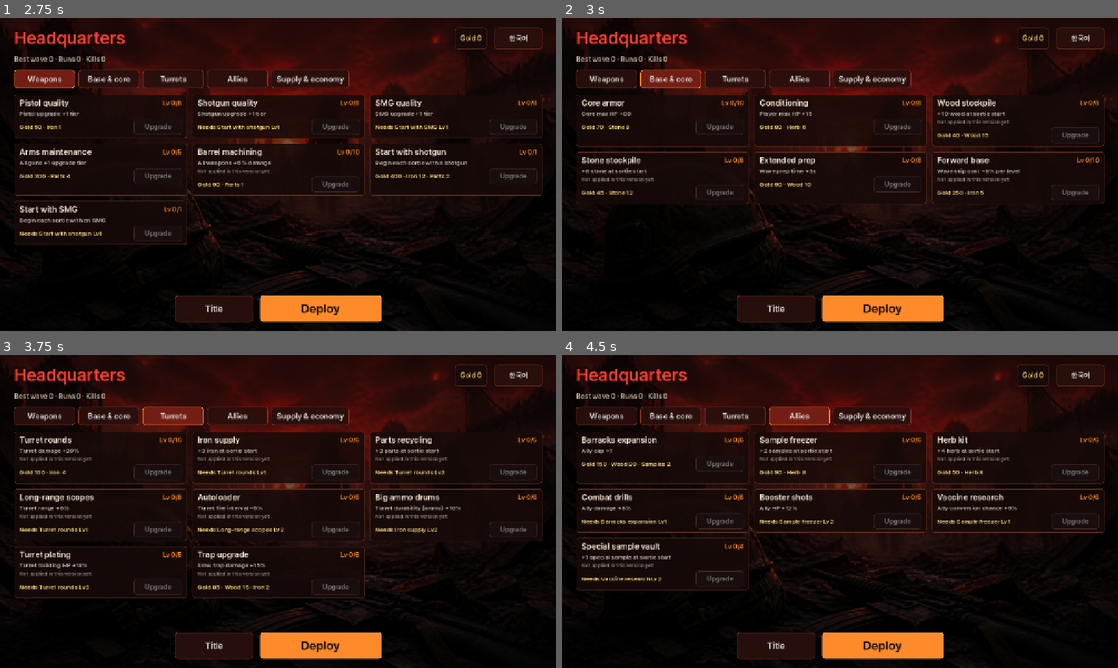
Above: before the commit, frames 1-4 (two rows, left to right).
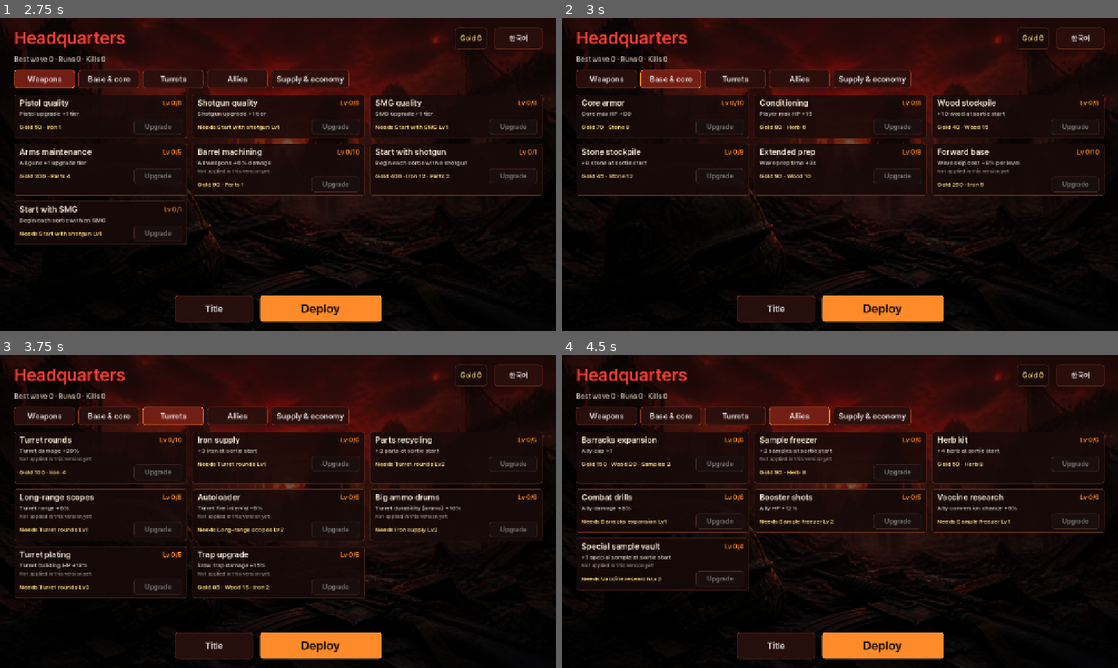
Above: after the commit, the same moments.

Repository: sangsangbaksa-dev/3D-Gun
Game: Godot game, scene res://scenes/hub.tscn
Two runs of this game, one before a commit and one after it. Both use one fixed random seed, a clock stepped at 60 frames per second and the inputs below. This scene is started directly instead of the project's main scene.
Inputs:
- Up to frame 1 (2.75 s): click "한국어" at 0.5 s; click "English" at 1.25 s; click "Weapons" at 2 s
- Up to frame 2 (3 s): click "Base & core" at 2.75 s
- Up to frame 3 (3.75 s): click "Turrets" at 3.5 s
- Up to frame 4 (4.5 s): click "Allies" at 4.25 s

Frame 1 is identical in both runs. In frame 2, 4.8% of the frame differs, in the area x 2-98%, y 32-60%; in frame 3, 1.0%; in frame 4, 0.4%.

Commit message:
본부: 시작 자원 업그레이드 적용
Co-Authored-By: Claude Sonnet 5.5 <noreply@anthropic.com>
Claude-Session: https://claude.ai/code/session_01CBN3FTWT8B9f8ZtfgEaf27

Diff:
--- a/godot/scripts/hub.gd
+++ b/godot/scripts/hub.gd
@@ -30,7 +30,7 @@
 		"hub.later": "이 버전에는 아직 적용되지 않아요"},
 }
 ## Upgrades whose effect this port already applies (meta_bonus.gd, allies.gd, save.gd bank_run).
-const LIVE := ["startGold", "maxHp", "coreHp", "prepBonus", "weapon", "weaponLv", "allyCap", "allyDmgMul", "allyHpMul", "vacBonus", "keepRatio"]
+const LIVE := ["startGold", "maxHp", "coreHp", "prepBonus", "startRes", "weapon", "weaponLv", "allyCap", "allyDmgMul", "allyHpMul", "vacBonus", "keepRatio"]
 
 func _t(key: String, args := {}) -> String:
 	var dt: Dictionary = data.text.get(I18n.locale, {}) if data else {}
--- a/godot/scripts/meta_bonus.gd
+++ b/godot/scripts/meta_bonus.gd
@@ -1,13 +1,13 @@
 extends RefCounted
 ## Permanent upgrades (src/data/tycoon2d.ts UPGRADES) → this run, like bonuses() in tycoon2d/logic/economy.ts.
-## Applied now: start gold, max HP, core HP, starting guns, gun quality, prep time. Allies read their own
-## upgrades (allies.gd). Turret, gathering and start-resource upgrades apply once those systems are ported.
+## Applied now: start gold and resources, max HP, core HP, starting guns, gun quality, prep time. Allies read their own
+## upgrades (allies.gd). Turret and gather-speed upgrades are for the base/gathering code to read from bonuses().
 
 static func data() -> Dictionary:
 	return JSON.parse_string(FileAccess.get_file_as_string("res://data/meta_data.json"))
 
 static func bonuses(save: Node) -> Dictionary:
-	var b := {"startGold": 0.0, "maxHp": 0.0, "coreHp": 0.0, "prepBonus": 0.0, "weapons": ["pistol"], "weaponLv": {}}
+	var b := {"startGold": 0.0, "maxHp": 0.0, "coreHp": 0.0, "prepBonus": 0.0, "weapons": ["pistol"], "weaponLv": {}, "startRes": {}}
 	for u in data().upgrades:
 		var lv: int = save.upgrade_lv(u.id)
 		if lv <= 0:
@@ -16,6 +16,8 @@
 		match e.kind:
 			"startGold", "maxHp", "coreHp", "prepBonus":
 				b[e.kind] += float(e.per) * lv
+			"startRes":
+				b.startRes[e.res] = int(b.startRes.get(e.res, 0)) + int(e.per) * lv
 			"weapon":
 				if not e.id in b.weapons:
 					b.weapons.append(e.id)
@@ -34,6 +36,8 @@
 	game.core.hp = game.core.max_hp
 	game.coins += int(b.startGold)
 	game.prep_left += b.prepBonus
+	for r in b.startRes:
+		game.res[r] = int(game.res.get(r, 0)) + int(b.startRes[r])
 	for id in b.weapons:
 		p.owned[id] = true
 	var all := int(b.weaponLv.get("*", 0))
